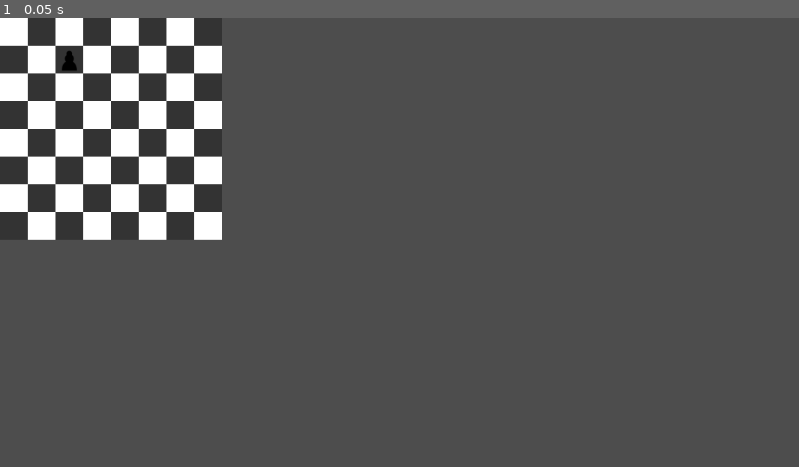
Above: before the commit, frame 1.
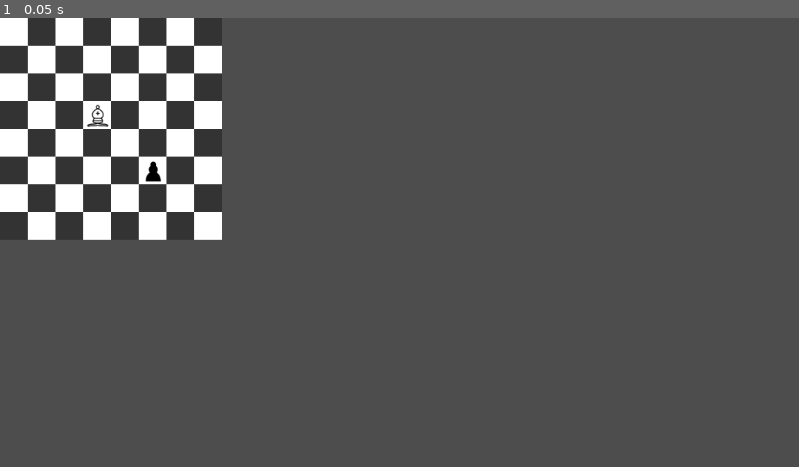
Above: after the commit, the same moment.

Repository: ugly-one/chess
Game: Godot game, scene res://main.tscn
The game is run twice, just before and just after one commit, with the same random seed, the same clock (stepped at 60 frames per second) and the same inputs.
Inputs:
- Up to frame 1 (0.05 s): no input

The runs differ from the first frame. In frame 1, 0.2% of the frame differs, in the area x 7-21%, y 7-37%.

Commit message:
pawn and bishop can move according to their rules

Diff:
--- /dev/null
+++ b/bishop.gd
@@ -0,0 +1,10 @@
+extends Node2D
+
+@export var player: Enums.Player = Enums.Player.WHITE
+@export var movement: BishopMovement
+
+func _on_piece_dropped(current_position:Vector2, new_position: Vector2):
+	var can_move = movement.can_move(current_position, new_position)
+	if (can_move == false):
+		$piece.move(current_position)
+	pass # Replace with function body.
--- /dev/null
+++ b/bishopMovement.gd
@@ -0,0 +1,9 @@
+extends Node2D
+
+class_name BishopMovement
+
+func can_move(current_position: Vector2, new_position: Vector2) -> bool:
+	var move_vector = abs(new_position-current_position)
+	if (move_vector.x == move_vector.y):
+		return true
+	return false
--- a/board.gd
+++ /dev/null
@@ -1,16 +0,0 @@
-extends Node2D
-
-var startingPosition
-
-func _on_piece_dropped(piece: Node2D):
-	# make sure the piece is corrently placed within the board
-	var x: int = piece.position.x / 40
-	var y: int = piece.position.y / 40
-	if (x < 0 || x > 7 || y < 0 || y > 7):
-		piece.position = startingPosition
-		return
-	piece.position.x = x * 40 + 20
-	piece.position.y = y * 40 + 20
-
-func _on_piece_lifted(piece: Node2D):
-	startingPosition = piece.position
--- a/main.tscn
+++ b/main.tscn
@@ -1,16 +1,42 @@
-[gd_scene load_steps=4 format=3 uid="uid://dredpslxvxlbe"]
+[gd_scene load_steps=9 format=3 uid="uid://dredpslxvxlbe"]
 
 [ext_resource type="PackedScene" uid="uid://debbhx7xeg5xv" path="res://board.tscn" id="1_6sajw"]
-[ext_resource type="Script" path="res://board.gd" id="2_alnbc"]
-[ext_resource type="PackedScene" uid="uid://batgad2ml26sc" path="res://piece.tscn" id="3_qjoti"]
+[ext_resource type="Script" path="res://pawn.gd" id="2_ihwxx"]
+[ext_resource type="Texture2D" uid="uid://dy6meu3wvafaw" path="res://assets/white_bishop.svg" id="3_kqvix"]
+[ext_resource type="PackedScene" uid="uid://cjhgrgxbs3ab7" path="res://piece.tscn" id="3_n8kn4"]
+[ext_resource type="Texture2D" uid="uid://mrstdbjqp5y0" path="res://assets/black_pawn.svg" id="4_pr0jx"]
+[ext_resource type="Script" path="res://pawnMovement.gd" id="5_q0ysq"]
+[ext_resource type="Script" path="res://bishop.gd" id="6_cd0ga"]
+[ext_resource type="Script" path="res://bishopMovement.gd" id="7_6ed2y"]
 
 [node name="main" type="Node2D"]
 
 [node name="board" parent="." instance=ExtResource("1_6sajw")]
-script = ExtResource("2_alnbc")
 
-[node name="piece" parent="." instance=ExtResource("3_qjoti")]
-position = Vector2(100, 60)
+[node name="pawn" type="Node2D" parent="." node_paths=PackedStringArray("movement")]
+script = ExtResource("2_ihwxx")
+movement = NodePath("pawnMovement")
 
-[connection signal="dropped" from="piece" to="board" method="_on_piece_dropped"]
-[connection signal="lifted" from="piece" to="board" method="_on_piece_lifted"]
+[node name="piece" parent="pawn" instance=ExtResource("3_n8kn4")]
+unique_name_in_owner = true
+position = Vector2(221, 220)
+texture_a = ExtResource("4_pr0jx")
+
+[node name="pawnMovement" type="Node2D" parent="pawn"]
+unique_name_in_owner = true
+script = ExtResource("5_q0ysq")
+
+[node name="bishop" type="Node2D" parent="." node_paths=PackedStringArray("movement")]
+script = ExtResource("6_cd0ga")
+movement = NodePath("bishopMovement")
+
+[node name="piece" parent="bishop" instance=ExtResource("3_n8kn4")]
+position = Vector2(141, 141)
+texture_a = ExtResource("3_kqvix")
+
+[node name="bishopMovement" type="Node2D" parent="bishop"]
+unique_name_in_owner = true
+script = ExtResource("7_6ed2y")
+
+[connection signal="dropped" from="pawn/piece" to="pawn" method="_on_piece_dropped"]
+[connection signal="dropped" from="bishop/piece" to="bishop" method="_on_piece_dropped"]
--- /dev/null
+++ b/pawn.gd
@@ -0,0 +1,11 @@
+extends Node2D
+
+@export var player: Enums.Player = Enums.Player.WHITE
+@export var movement: PawnMovement
+@onready var piece = %piece
+
+func _on_piece_dropped(current_position:Vector2, new_position: Vector2):
+	var can_move = movement.can_move(current_position, new_position, player)
+	if (can_move == false):
+		piece.move(current_position)
+	pass # Replace with function body.
--- /dev/null
+++ b/pawnMovement.gd
@@ -0,0 +1,19 @@
+extends Node2D
+
+class_name PawnMovement
+
+func can_move(current_position: Vector2, new_position: Vector2, player: Enums.Player) -> bool:
+	if (current_position.y == new_position.y):
+		return false
+	if (new_position.x != current_position.x):
+		return false
+	if (player == Enums.Player.WHITE):
+		if (new_position.y - 1 == current_position.y):
+			return true
+		else:
+			return false
+	else :
+		if (new_position.y + 1 == current_position.y):
+			return true
+		else:
+			return false
--- a/piece.gd
+++ b/piece.gd
@@ -1,21 +1,41 @@
 extends StaticBody2D
 
 signal dropped
-signal lifted
 
 var can_drag = false
 var dragging = false
+var startingPosition
 
+@export var texture_a: Texture
+@onready var sprite_2d = %Sprite2D
+
+func _ready():
+	sprite_2d.texture = texture_a
 
 func _input(event):
 
 	if can_drag && event is InputEventMouseButton and event.pressed and event.button_index == MOUSE_BUTTON_LEFT:
 		dragging = true
-		lifted.emit(self)
+		startingPosition = position
 
 	elif dragging && event is InputEventMouseButton and event.is_released and event.button_index == MOUSE_BUTTON_LEFT:
 		dragging = false
-		dropped.emit(self)
+		# make sure the piece is corrently placed within the board
+		@warning_ignore("narrowing_conversion")
+		var x: int = position.x / 40
+		@warning_ignore("narrowing_conversion")
+		var y: int = position.y / 40
+		if (x < 0 || x > 7 || y < 0 || y > 7):
+			position = startingPosition
+			return
+
+		var new_position = Vector2(x, y)
+		move(new_position)
+
+		var old_x :int = startingPosition.x / 40
+		var old_y :int = startingPosition.y / 40
+		var current_position = Vector2(old_x, old_y)
+		dropped.emit(current_position, new_position)
 
 	elif event is InputEventMouseMotion && dragging:
 		position = event.position
@@ -29,3 +49,7 @@
 	if dragging:
 		return
 	can_drag = false
+
+func move(new_position: Vector2):
+	position.x = new_position.x * 40 + 20
+	position.y = new_position.y * 40 + 20
--- a/piece.tscn
+++ b/piece.tscn
@@ -1,19 +1,18 @@
-[gd_scene load_steps=4 format=3 uid="uid://batgad2ml26sc"]
+[gd_scene load_steps=3 format=3 uid="uid://cjhgrgxbs3ab7"]
 
-[ext_resource type="Script" path="res://piece.gd" id="1_5kdi4"]
-[ext_resource type="Texture2D" uid="uid://mrstdbjqp5y0" path="res://assets/black_pawn.svg" id="2_7giyi"]
+[ext_resource type="Script" path="res://piece.gd" id="1_3q54o"]
 
 [sub_resource type="RectangleShape2D" id="RectangleShape2D_pv3gf"]
 size = Vector2(40, 40)
 
 [node name="piece" type="StaticBody2D"]
 input_pickable = true
-script = ExtResource("1_5kdi4")
+script = ExtResource("1_3q54o")
 
 [node name="Sprite2D" type="Sprite2D" parent="."]
+unique_name_in_owner = true
 position = Vector2(1.78814e-06, 1.07288e-06)
 scale = Vector2(0.888889, 0.888889)
-texture = ExtResource("2_7giyi")
 
 [node name="CollisionShape2D" type="CollisionShape2D" parent="."]
 shape = SubResource("RectangleShape2D_pv3gf")
--- /dev/null
+++ b/player_color.gd
@@ -0,0 +1,3 @@
+class_name Enums
+
+enum Player {WHITE, BLACK}
